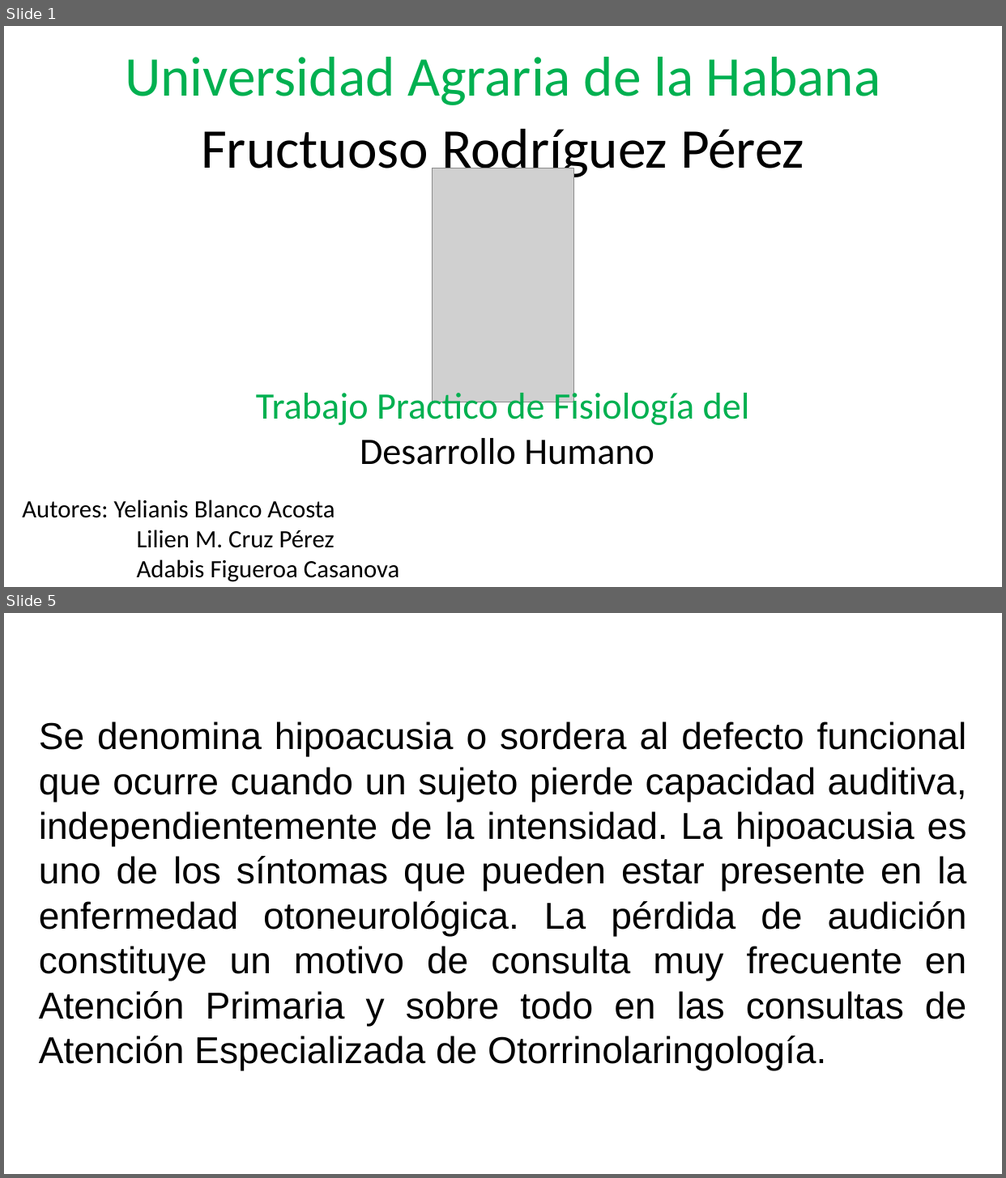
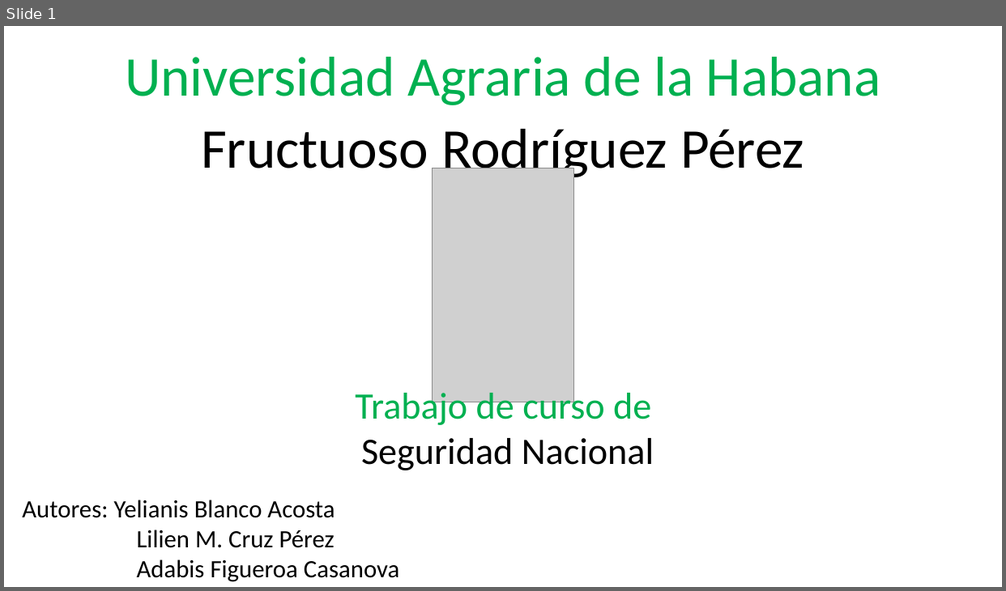
Before and after one commit to yeli120498/yeli120498, a slide deck: Ier Semestre/Seguridad Nacional/Presentacion de seguridad nacionañ.pptx. Shown one above the other, each under a label of ours: slides 1 and 5 before the commit, slide 1 after it; the slides between them are not shown. The pictures are 1006x1178 and 1006x591 pixels, drawn with LibreOffice and Linux fonts; fonts in the diff are those of the drawing; grey boxes stand for pictures. Boxes give left, top, right and bottom in pixels: in the first picture for what was removed or moved away, otherwise in the second. Text is boxed around its words. In the diff, an @@ line names an element or a change of style, - is before the commit and + after.

Commit message:
Presentacion y distribucion de la presentacion del trabajo de seguridad nacional

```diff
--- a/Ier Semestre/Seguridad Nacional/Presentacion de seguridad nacionañ.pptx
+++ b/Ier Semestre/Seguridad Nacional/Presentacion de seguridad nacionañ.pptx
@@ slide 5 removed at (4, 613, 1002, 1174), background #FFFFFF @@
@@ text removed at (39, 722, 967, 1071) @@
-Se denomina hipoacusia o sordera al defecto funcional que ocurre cuando un sujeto pierde capacidad auditiva, independientemente de la intensidad. La hipoacusia es uno de los síntomas que pueden estar presente en la enfermedad otoneurológica. La pérdida de audición constituye un motivo de consulta muy frecuente en Atención Primaria y sobre todo en las consultas de Atención Especializada de Otorrinolaringología.
@@ slide 1 changed as well @@
@@ text at (355, 388, 654, 471): text changed; text colour #00B050 to #000000 @@
-Trabajo Practico de Fisiología del
-Desarrollo Humano
+Trabajo de curso de
+Seguridad Nacional
```
Also in this commit, not shown: 1 other slide changed, 7 slides added, 11 other slides removed, 1 other file.
